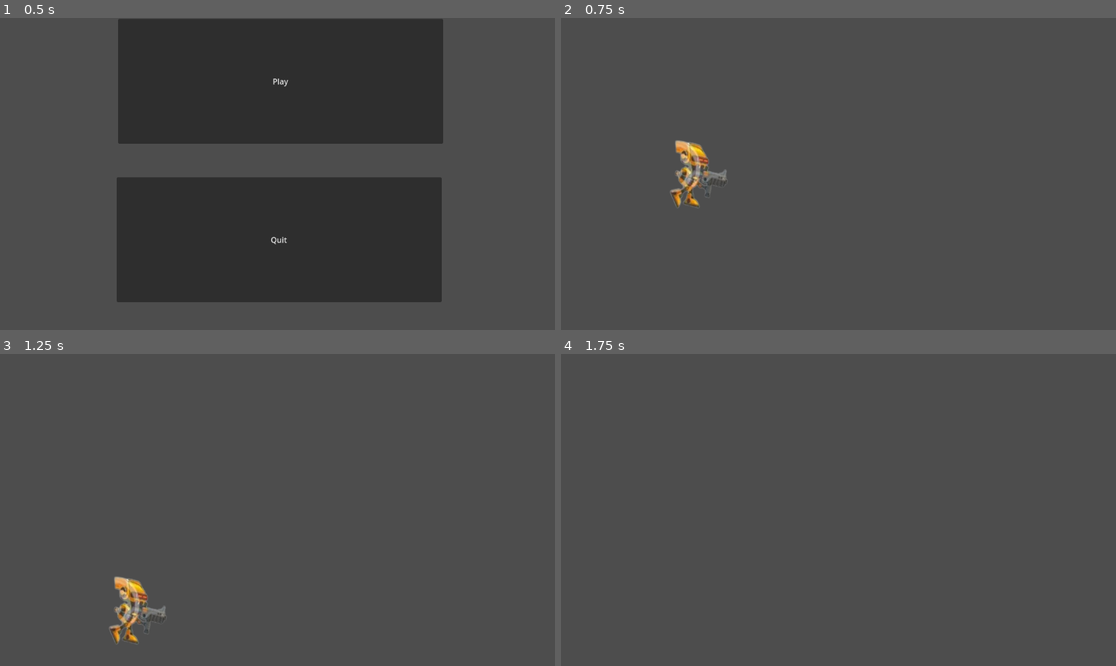
Above: before the commit, frames 1-4 (two rows, left to right).
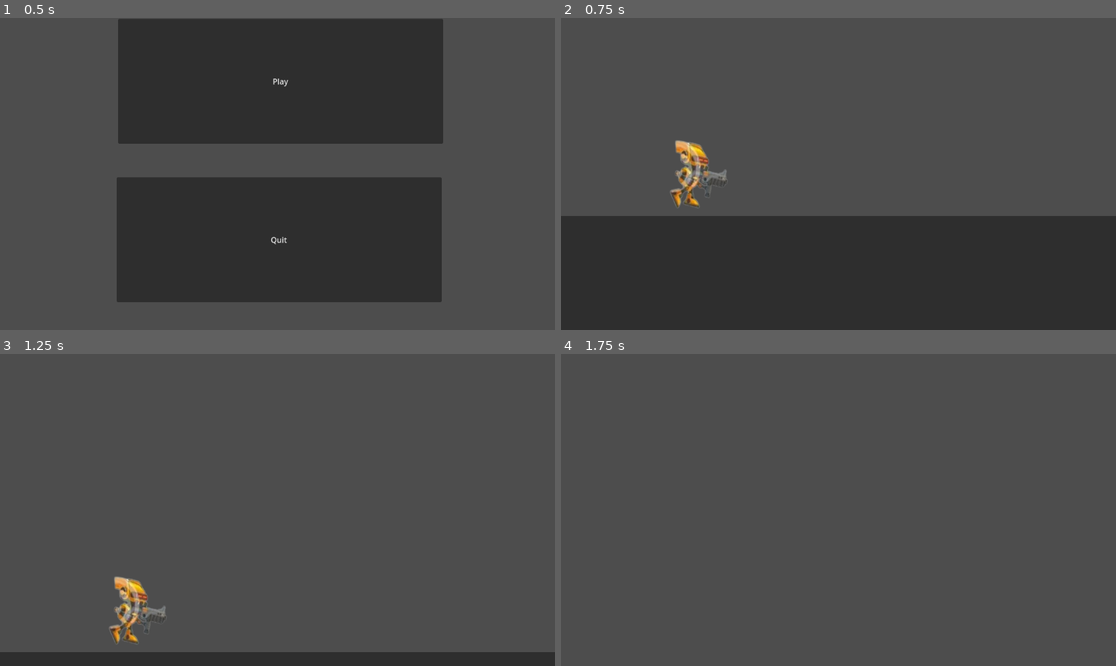
Above: after the commit, the same moments.

Repository: PatelSiddhManojkumar/Cybrog
Game: Godot game, scene res://main.tscn
Same seed, same stepped clock (60 frames per second), same inputs: the game is played once before the commit and once after it.
Inputs:
- Up to frame 1 (0.5 s): no input
- Up to frame 2 (0.75 s): click "Play" at 0.5 s
- Up to frame 3 (1.25 s): no input
- Up to frame 4 (1.75 s): no input

Frame 1 is identical in both runs. In frame 2, 37% of the frame differs, in the area x 0-100%, y 63-100%; in frame 3, 4.5%; in frame 4, nothing differs.

Commit message:
Badhu pade che!!

Diff:
--- a/Player/Player.tscn
+++ b/Player/Player.tscn
@@ -87,6 +87,15 @@
 "speed": 5.0
 }]
 
+[sub_resource type="RectangleShape2D" id="RectangleShape2D_joyvj"]
+size = Vector2(2074.5, 430)
+
+[sub_resource type="RectangleShape2D" id="RectangleShape2D_glh0d"]
+size = Vector2(419.75, 945.75)
+
+[sub_resource type="RectangleShape2D" id="RectangleShape2D_ef0gs"]
+size = Vector2(419.75, 945.75)
+
 [node name="CharacterBody2D" type="CharacterBody2D"]
 script = SubResource("GDScript_oaqrk")
 
@@ -99,3 +108,25 @@
 scale = Vector2(1.09134, 1.33759)
 sprite_frames = SubResource("SpriteFrames_rcav0")
 animation = &"Hurt"
+
+[node name="StaticBody2D" type="StaticBody2D" parent="."]
+position = Vector2(-2, 374)
+
+[node name="CollisionShape2D" type="CollisionShape2D" parent="StaticBody2D"]
+position = Vector2(652.5, 307)
+shape = SubResource("RectangleShape2D_joyvj")
+
+[node name="CollisionShape2D2" type="CollisionShape2D" parent="StaticBody2D"]
+position = Vector2(-223, -359.25)
+shape = SubResource("RectangleShape2D_glh0d")
+
+[node name="CollisionShape2D3" type="CollisionShape2D" parent="StaticBody2D"]
+position = Vector2(1524, -366)
+shape = SubResource("RectangleShape2D_ef0gs")
+
+[node name="PanelContainer" type="PanelContainer" parent="StaticBody2D/CollisionShape2D3"]
+offset_left = -1886.0
+offset_top = 391.0
+offset_right = 159.0
+offset_bottom = 1137.0
+scale = Vector2(1.04573, 0.663958)
Not shown: 1 places in Player/Player.tscn that only renumber resources
Not shown: 1 places in main.tscn that only renumber resources
Not shown: 1 places in world.tscn that only renumber resources
